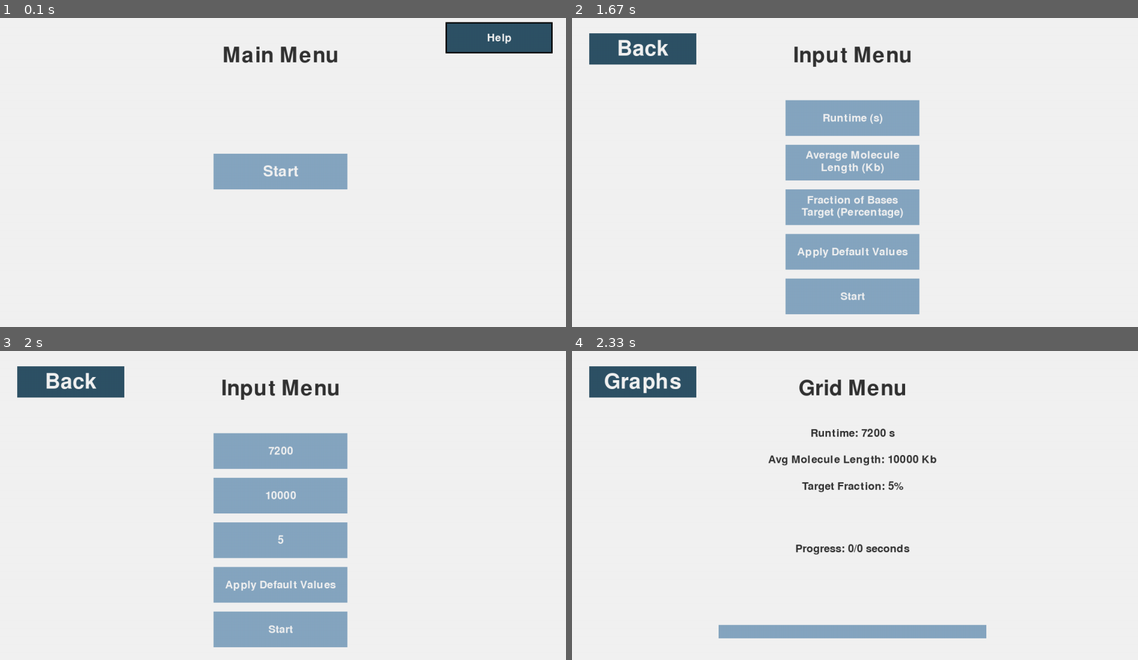
Above: before the commit, frames 1-4 (two rows, left to right).
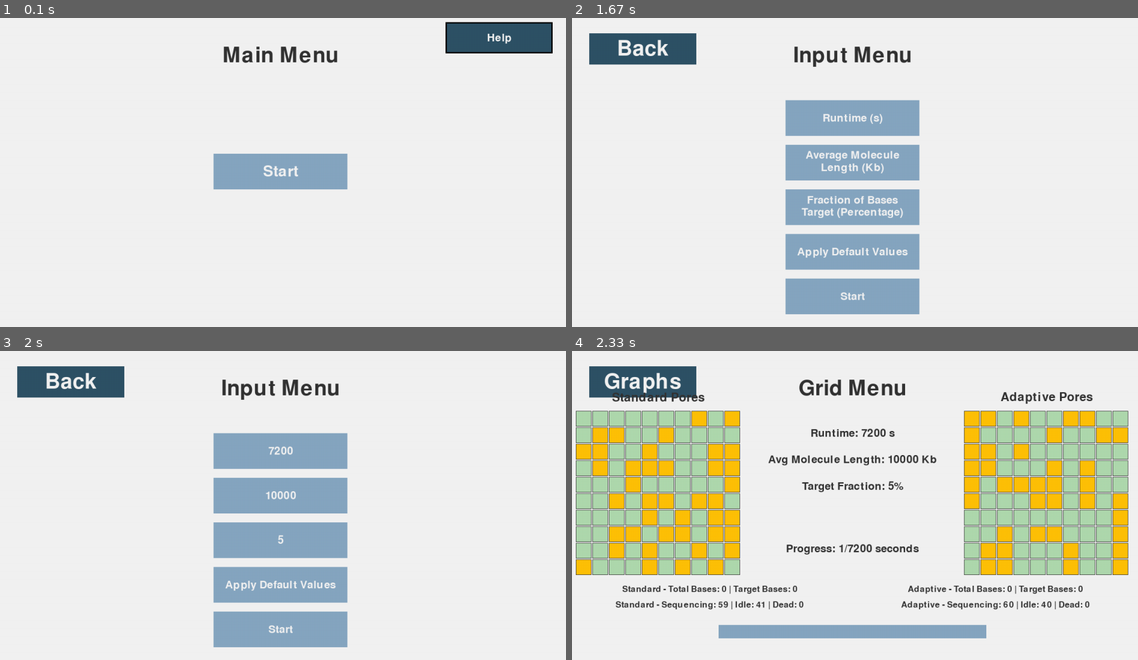
Above: after the commit, the same moments.

Repository: Leina85/A-Level-NEA
Game: pygame game, started from NEA/pipeline/main.py
Two runs of this game, one before a commit and one after it. Both use one fixed random seed, a clock stepped at 60 frames per second and the inputs below.
Inputs (mouse positions are in pixels of both pictures, inside the frame that each line leads up to):
- Up to frame 1 (0.1 s): no input
- Up to frame 2 (1.67 s): click (855, 172) at 0.38 s; click (855, 191) at 0.72 s; click "Back" at 1.05 s; click "Start" at 1.55 s
- Up to frame 3 (2 s): click "Apply Default Values" at 1.88 s
- Up to frame 4 (2.33 s): click "Start" at 2.22 s

Frames 1-3 are identical in both runs. In frame 4, 31% of the frame differs, in the area x 0-99%, y 13-84%.

Commit message:
only all graphs menu to be accessed when there is data to display

Diff:
--- a/NEA/pipeline/gui.py
+++ b/NEA/pipeline/gui.py
@@ -81,9 +81,17 @@
             if 'navbtn' in screen_info:
                 navbtn_rect = pygame.Rect(50, 50, *NAV_BTN_SIZE)
                 if navbtn_rect.collidepoint(event.pos):
-                    current_screen = screen_info['navbtn']['target']
-                    active_btn = None
-                    continue
+                    # if trying to go to graph_menu, check if data exists
+                    if screen_info['navbtn']['target'] == 'graph_menu':
+                        if simulation_state['standard_results'] is not None and len(graph_data['time_points']) > 0:
+                            current_screen = screen_info['navbtn']['target']
+                            active_btn = None
+                            continue
+                        # else do nothing (button click is ignored)
+                    else:
+                        current_screen = screen_info['navbtn']['target']
+                        active_btn = None
+                        continue
 
             # check screen buttons
             if 'buttons' in screen_info:
